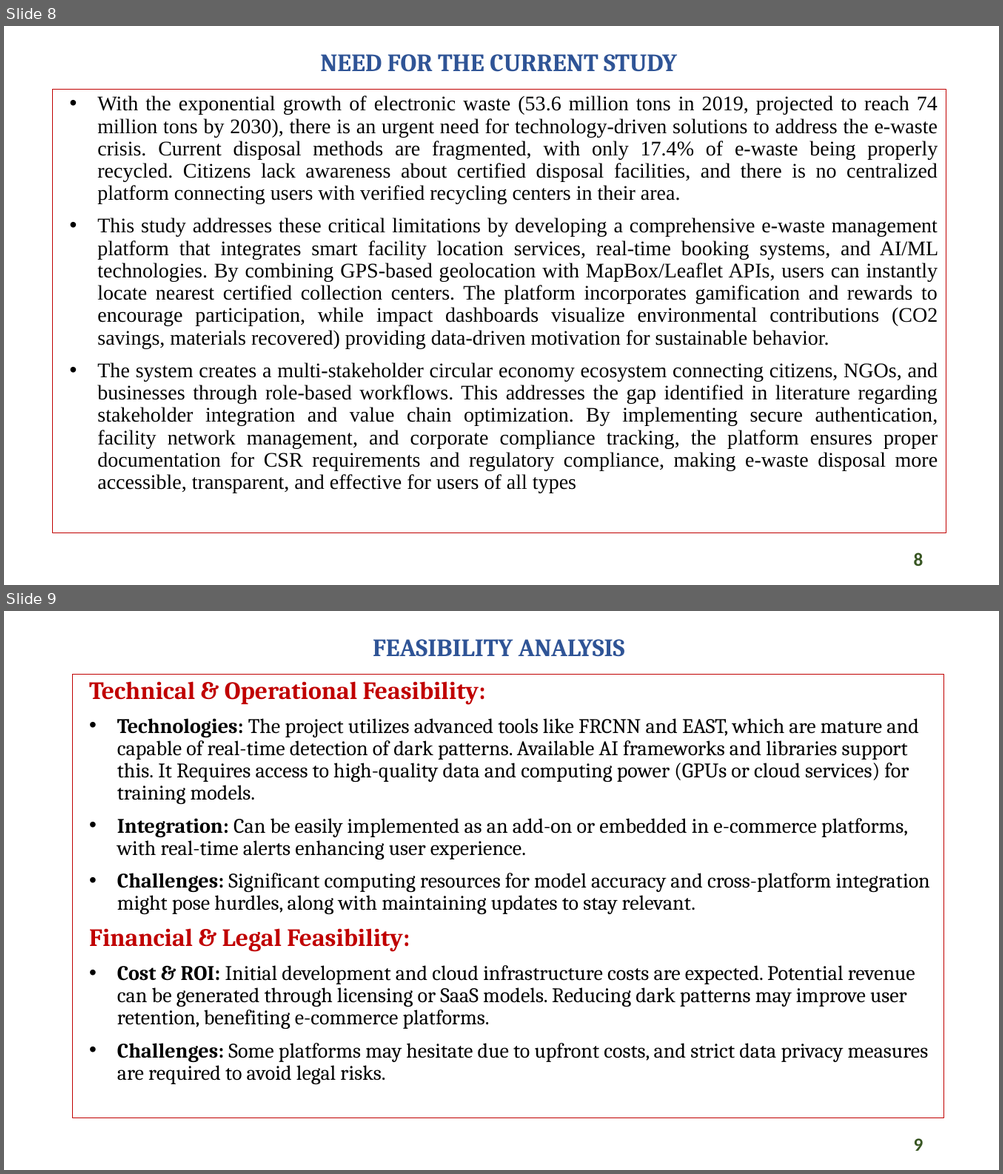
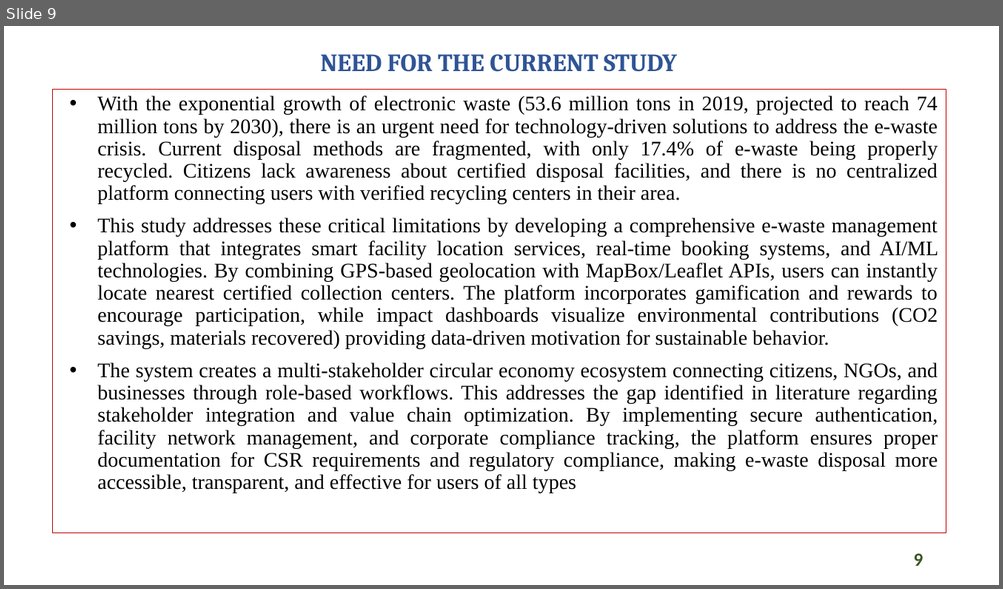
Before and after one commit to sumalesh-14/Elocate-frontend, a slide deck: zeroth-review.pptx. Shown one above the other, each under a label of ours: slides 8 and 9 before the commit, slide 9 after it. The pictures are 1003x1174 and 1003x589 pixels, drawn with LibreOffice and Linux fonts; fonts in the diff are those of the drawing. Boxes give left, top, right and bottom in pixels: in the first picture for what was removed or moved away, otherwise in the second. Text is boxed around its words. In the diff, an @@ line names an element or a change of style, - is before the commit and + after.

Commit message:
docs: Add project abstract and update zeroth review presentation.

```diff
--- a/zeroth-review.pptx
+++ b/zeroth-review.pptx
@@ slide 9 removed at bbox=[4, 611, 999, 1170], background #FFFFFF @@
@@ title removed at bbox=[373, 639, 625, 657] @@
-FEASIBILITY ANALYSIS
@@ text removed at bbox=[73, 675, 943, 1119] @@
-Technical & Operational Feasibility:
-• Technologies: The project utilizes advanced tools like FRCNN and EAST, which are mature and capable of real-time detection of dark patterns. Available AI frameworks and libraries support this. It Requires access to high-quality data and computing power (GPUs or cloud services) for training models.
-• Integration: Can be easily implemented as an add-on or embedded in e-commerce platforms, with real-time alerts enhancing user experience.
-• Challenges: Significant computing resources for model accuracy and cross-platform integration might pose hurdles, along with maintaining updates to stay relevant.
-Financial & Legal Feasibility:
-• Cost & ROI: Initial development and cloud infrastructure costs are expected. Potential revenue can be generated through licensing or SaaS models. Reducing dark patterns may improve user retention, benefiting e-commerce platforms.
-• Challenges: Some platforms may hesitate due to upfront costs, and strict data privacy measures are required to avoid legal risks.
@@ page number removed at bbox=[913, 1139, 923, 1151] @@
-9
@@ what was slide 8 is now slide 9 @@
@@ page number at bbox=[913, 554, 923, 566]: text changed @@
-8
+9
```
Also in this commit, not shown: 2 slides changed, 1 slide added, 1 other file.
